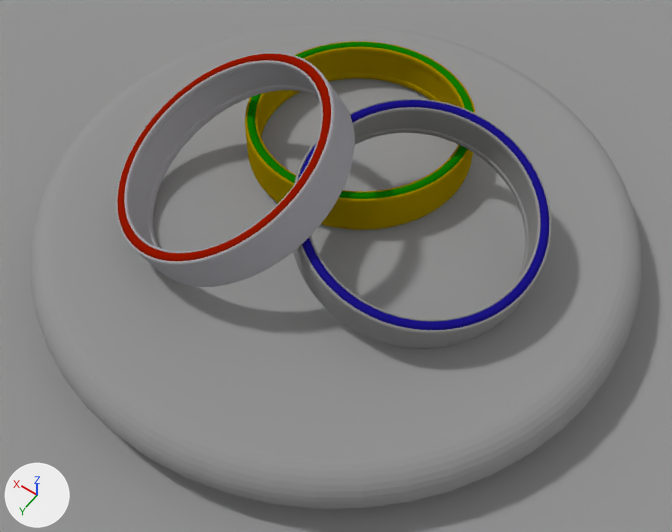
The Blender file models/MetalRings.blend: old version first, new version second.
The view is the same before and after, from a 50 mm camera at (-5.15, 7.16, 10.46) aimed at (-0.74, 0.99, 0.76). The axes (+X, +Y, +Z) are drawn at lower left. The lights are the same throughout.
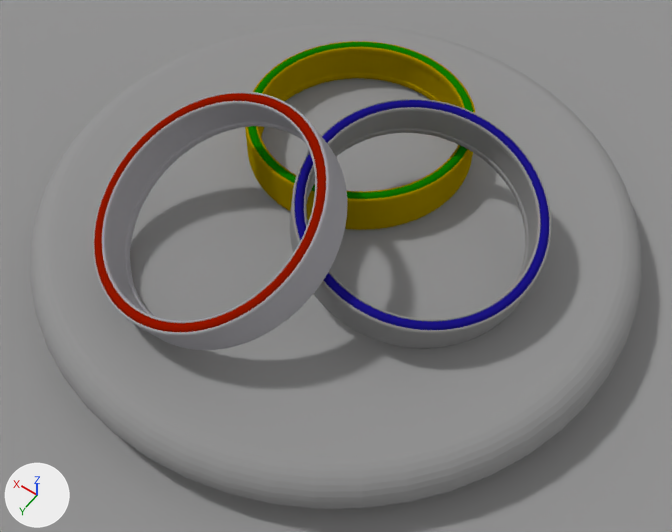
Commit message: Update Metals

Boxes (x1, y1, x2, y2) around the edits, measured in the pictures (672 x 532 px):
'Plane.005', moved, turned
    before: (116, 52, 355, 287)
    after: (93, 92, 347, 350)

The change, as a list of edits to the scene's bpy script:
```text
Change ob_plane_005:
    ob_plane_005.location: (0.76, 1.16, 1.9) -> (0.37, 1.93, 1.87)
    ob_plane_005.rotation_euler: (-5.068, 2.809, -3.234) -> (-5.131, 2.95, -3.177)  # degrees (-290, 161, -185) -> degrees (-294, 169, -182)
```
